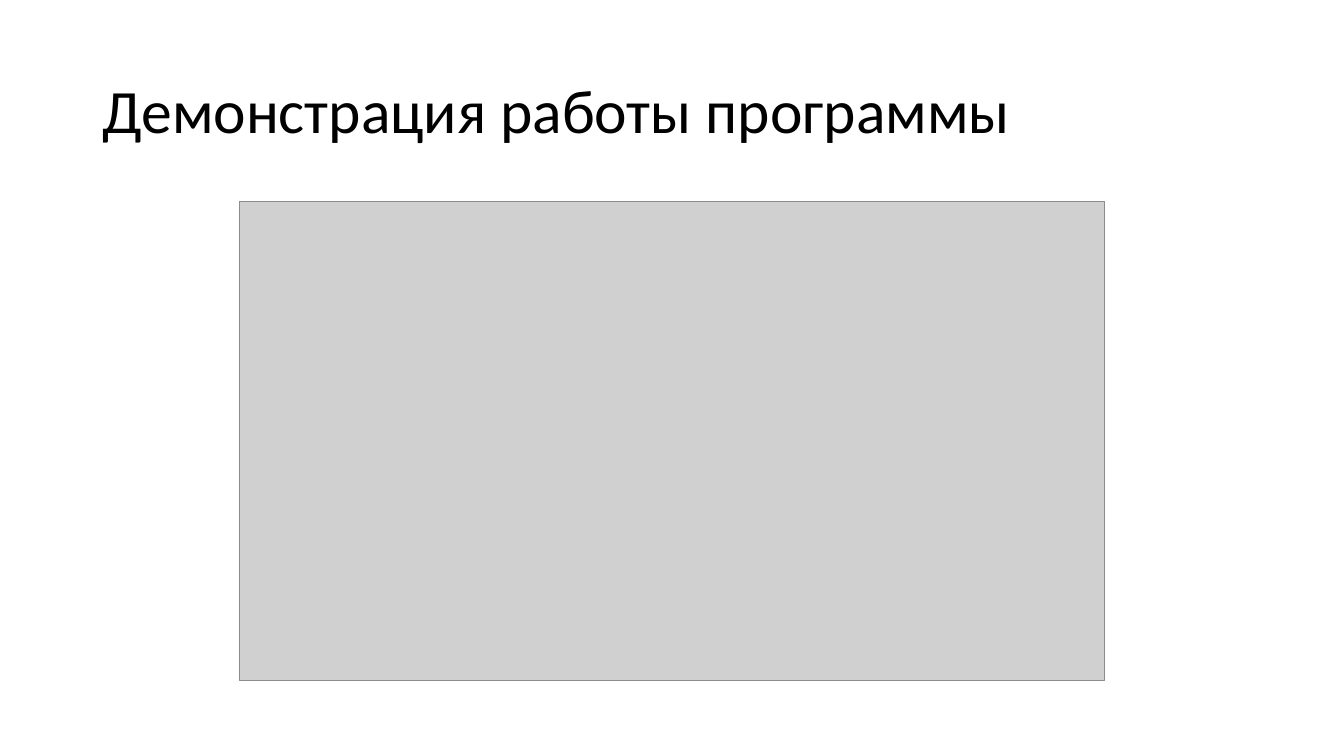
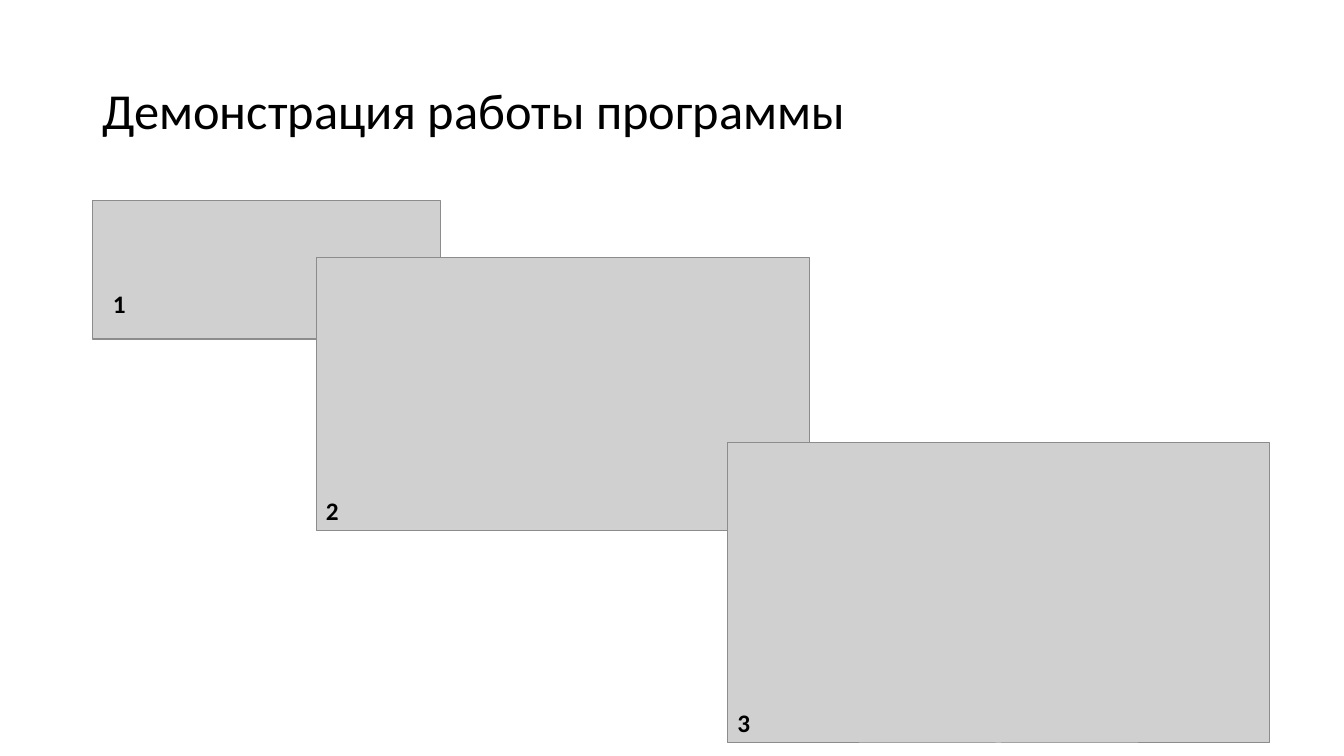
Before and after one commit to vladstarikov88/diploma, a slide deck: slide 5 of presentation.pptx (slide 13 before the commit). Drawn at 1344x756 pixels with LibreOffice and Linux fonts; fonts in the diff are those of the drawing; grey boxes stand for pictures. Boxes give left, top, right and bottom in pixels: in the first picture for what was removed or moved away, otherwise in the second. Text is boxed around its words. In the diff, an @@ line names an element or a change of style, - is before the commit and + after.

```diff
--- a/presentation.pptx
+++ b/presentation.pptx
@@ title "Демонстрация работы программы" at box(102, 94, 845, 138): size 44 to 36 pt @@
@@ picture added at box(93, 201, 441, 340) @@
@@ picture added at box(317, 257, 811, 530) @@
@@ text added at box(113, 296, 126, 313), 18 pt, text #000000, bold @@
+1
@@ picture: place and size @@
-picture at box(240, 202, 1105, 682)
+picture at box(728, 443, 1270, 743)
@@ text added at box(326, 503, 339, 520), 18 pt, text #000000, bold @@
+2
@@ text added at box(737, 715, 750, 732), 18 pt, text #000000, bold @@
+3
```
Also in this commit, not shown: 8 other slides changed, 1 slide added, 10 slides removed, 3 other files.
